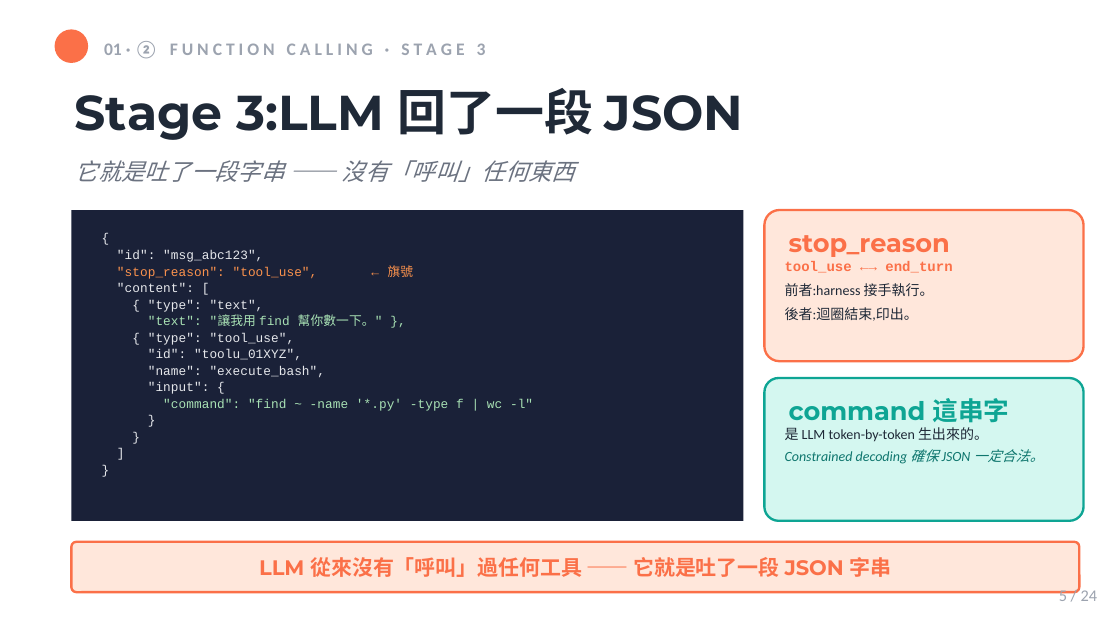
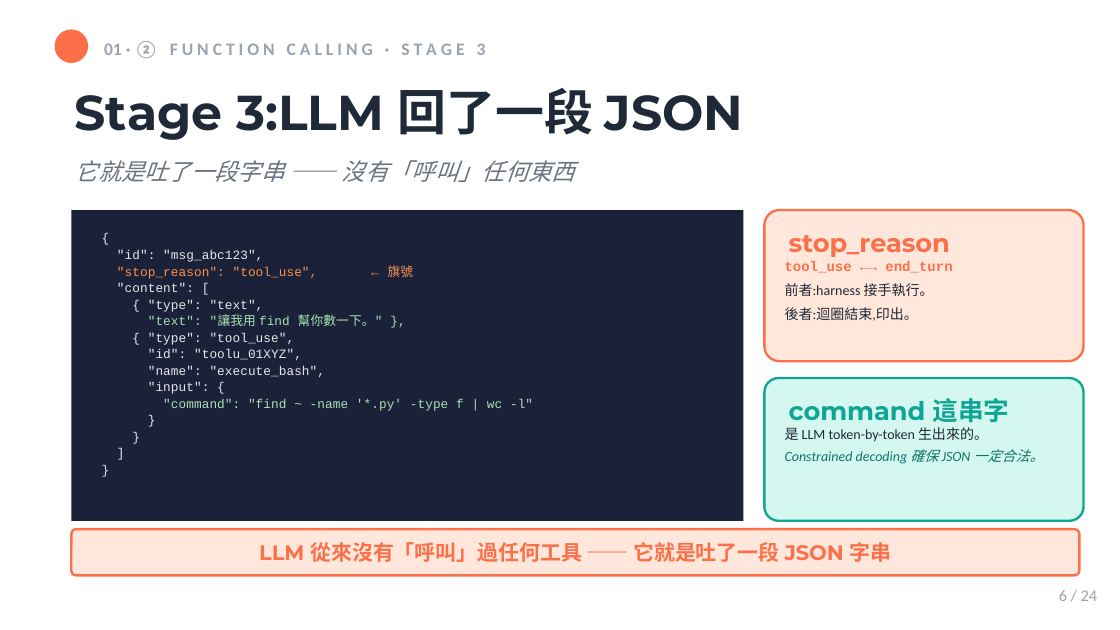
Before and after one commit to mjib007/nchu-mcp-workshop-2026, a slide deck: slide 6 of 02-how-mcp-works.pptx (slide 5 before the commit). Drawn at 1120x630 pixels with LibreOffice and Linux fonts; fonts in the diff are those of the drawing. Boxes give left, top, right and bottom in pixels: in the first picture for what was removed or moved away, otherwise in the second. Text is boxed around its words. In the diff, an @@ line names an element or a change of style, - is before the commit and + after.

Commit message:
refine: Seg 2 加 2 張結構鋪陳 slide (22→24) + slide 6 punchline 修疊頁
新增:
- slide 4 「Function Calling 完整訊息流」 — 嵌使用者提供的 sequence diagram
  (4 lanes: 使用者 / Harness / LLM API / OS shell, 8 道箭頭, 信任邊界 callout),
  在 fc_intro 後做 roadmap, 讓聽眾先看完整流程再進 Stage 1+2/3/4/5+6
- slide 10 「subprocess.run 的甜蜜期到此」 — bridge from local→network,
  在 fc_takeaway 之後接到 scenario, light callback Seg 1 的 N×M,
  讓「換例子到圖書館新書」有 motivation

修正:
- slide 6 (原 slide 5) 底部 punchline 從 y=6.45 移到 y=6.30,
  不再跟 page_number 疊到
- 全 deck page_number 從 22 shift 到 24 (TOTAL 早就寫 24, 現在補齊)

asset 入庫:
- intro-assets/fc-sequence-diagram.png (從使用者提供的 SVG patch CJK 字型後 render)

```diff
--- a/02-how-mcp-works.pptx
+++ b/02-how-mcp-works.pptx
@@ text "LLM 從來沒有「呼叫」過任何工具 —— 它就是吐了一段 JSON ...": place and size @@
-text "LLM 從來沒有「呼叫」過任何工具 —— 它就是吐了一段 JSON ..." at bbox=[259, 557, 892, 577]
+text "LLM 從來沒有「呼叫」過任何工具 —— 它就是吐了一段 JSON ..." at bbox=[259, 542, 892, 562]
@@ rounded rectangle: place and size @@
-rounded rectangle at bbox=[72, 542, 1080, 592]
+rounded rectangle at bbox=[72, 529, 1080, 575]
@@ text at bbox=[1059, 590, 1097, 601]: text changed @@
-5 / 24
+6 / 24
```
Also in this commit, not shown: 18 other slides changed, 2 slides added, 2 other files.
